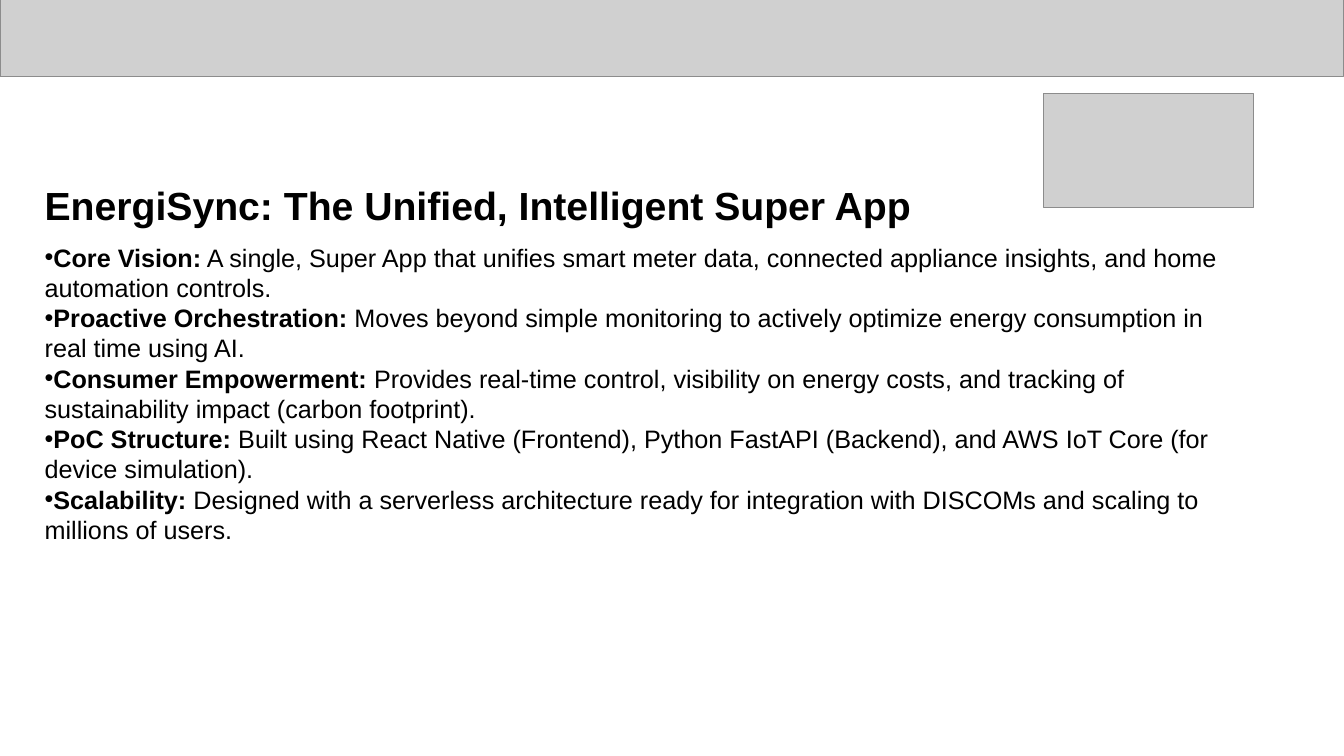
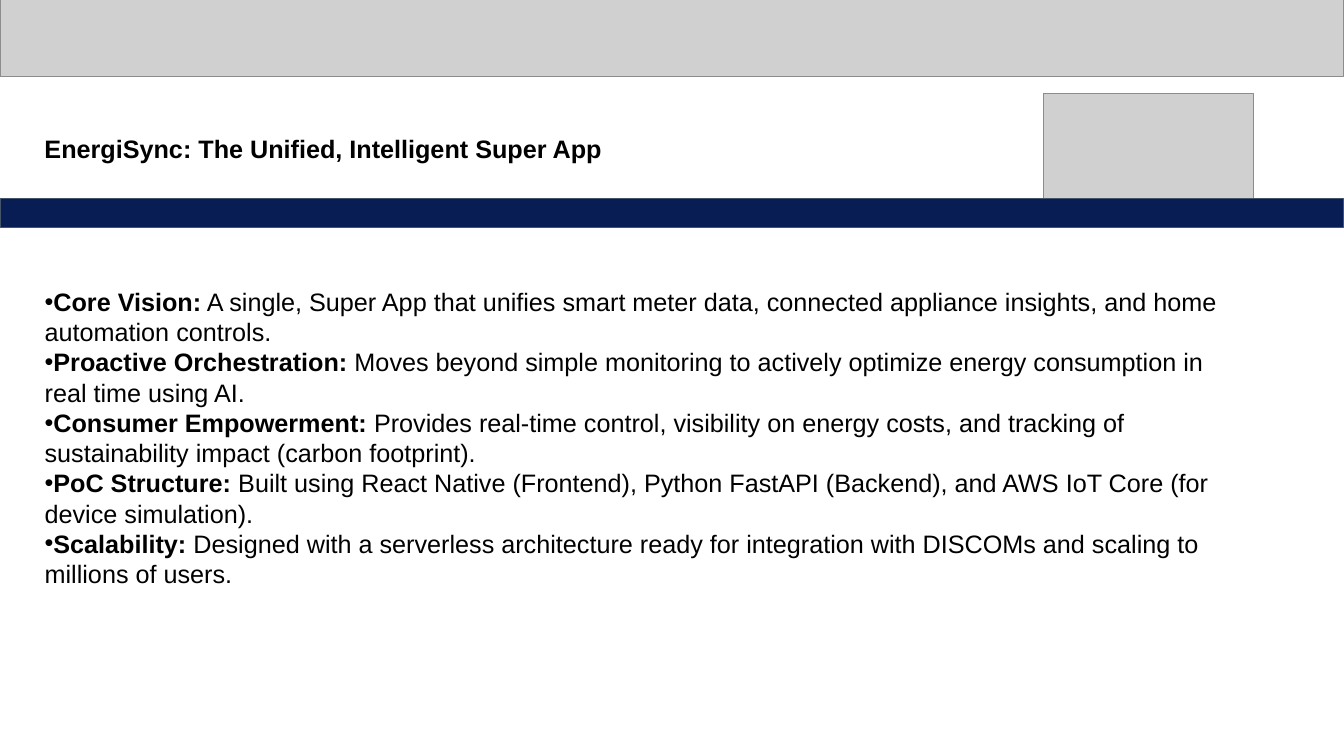
Before and after one commit to VaibhavTyagi/EnergiSync, a slide deck: slide 2 of Docs/instinct4.0ppt.pptx. Drawn at 1344x756 pixels with LibreOffice and Linux fonts; fonts in the diff are those of the drawing; grey boxes stand for pictures. Boxes give left, top, right and bottom in pixels: in the first picture for what was removed or moved away, otherwise in the second. Text is boxed around its words. In the diff, an @@ line names an element or a change of style, - is before the commit and + after.

```diff
--- a/Docs/instinct4.0ppt.pptx
+++ b/Docs/instinct4.0ppt.pptx
@@ text added at box(44, 139, 602, 164), 18 pt, text #000000, bold @@
+EnergiSync: The Unified, Intelligent Super App
@@ rectangle added at box(0, 199, 1344, 228), fill #081D54, outline #44546A 0.75 pt @@
@@ text at box(45, 191, 911, 228): paragraph removed @@
-EnergiSync: The Unified, Intelligent Super App
@@ text "Core Vision: A single, Super ...": place and size @@
-text "Core Vision: A single, Super ..." at box(45, 191, 1216, 540)
+text "Core Vision: A single, Super ..." at box(45, 292, 1216, 584)
```
Also in this commit, not shown: 1 other slide changed, 40 other files.
